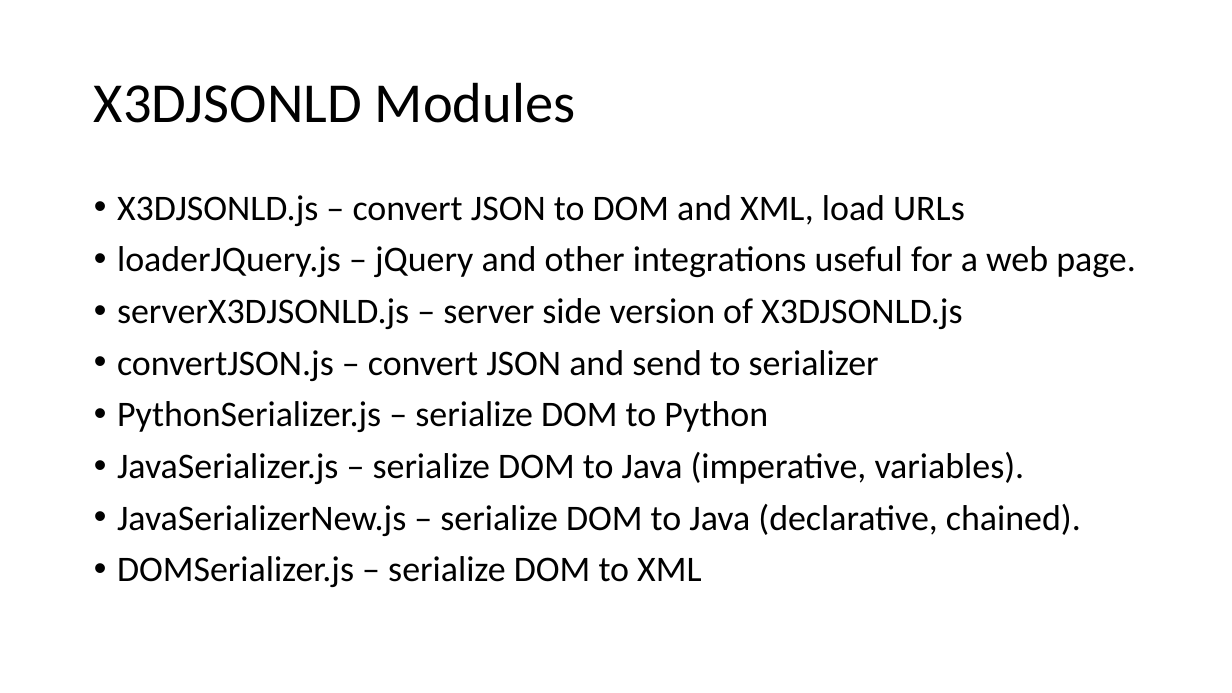
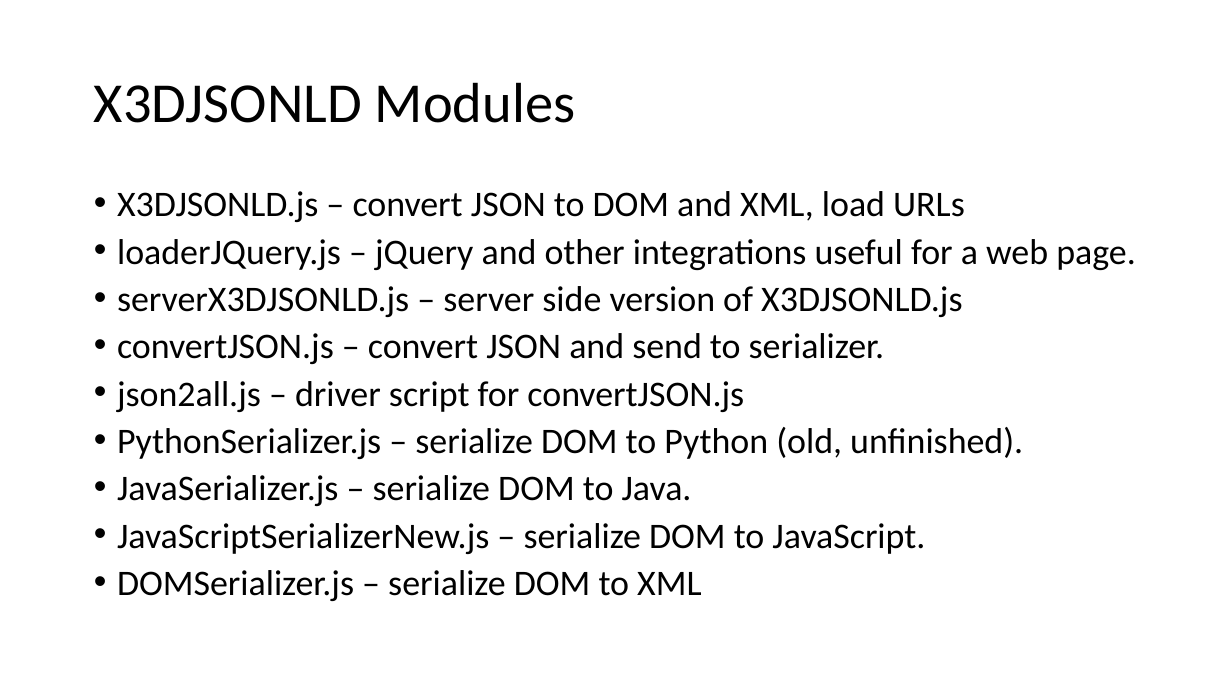
Before and after one commit to coderextreme/X3DJSONLD, a slide deck: slide 3 of X3DJSONLoaderTutorial.pptx. Drawn at 1232x693 pixels with LibreOffice and Linux fonts; fonts in the diff are those of the drawing. Boxes give left, top, right and bottom in pixels: in the first picture for what was removed or moved away, otherwise in the second. Text is boxed around its words. In the diff, an @@ line names an element or a change of style, - is before the commit and + after.

Commit message:
Checked in new version for quoting for client (works for XML but not for JSON).  Checked in tutorial.

```diff
--- a/X3DJSONLoaderTutorial.pptx
+++ b/X3DJSONLoaderTutorial.pptx
@@ text at bbox=[117, 191, 1136, 601]: line spacing 0.9 to 0.8 @@
@@ text at bbox=[117, 333, 1023, 554]: text changed @@
-• convertJSON.js – convert JSON and send to serializer
-• PythonSerializer.js – serialize DOM to Python
-• JavaSerializer.js – serialize DOM to Java (imperative, variables).
-• JavaSerializerNew.js – serialize DOM to Java (declarative, chained).
+• convertJSON.js – convert JSON and send to serializer.
+• json2all.js – driver script for convertJSON.js
+• PythonSerializer.js – serialize DOM to Python (old, unfinished).
+• JavaSerializer.js – serialize DOM to Java.
+• JavaScriptSerializerNew.js – serialize DOM to JavaScript.
```
Also in this commit, not shown: 2 other slides changed, 3 other files.
